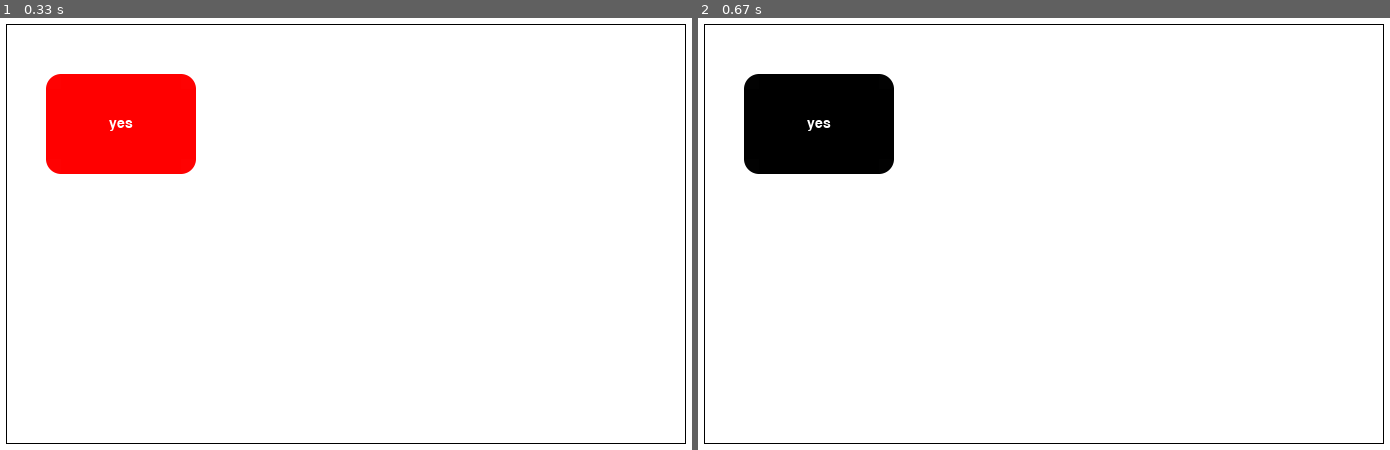
Above: before the commit, frames 1-2 (left to right).
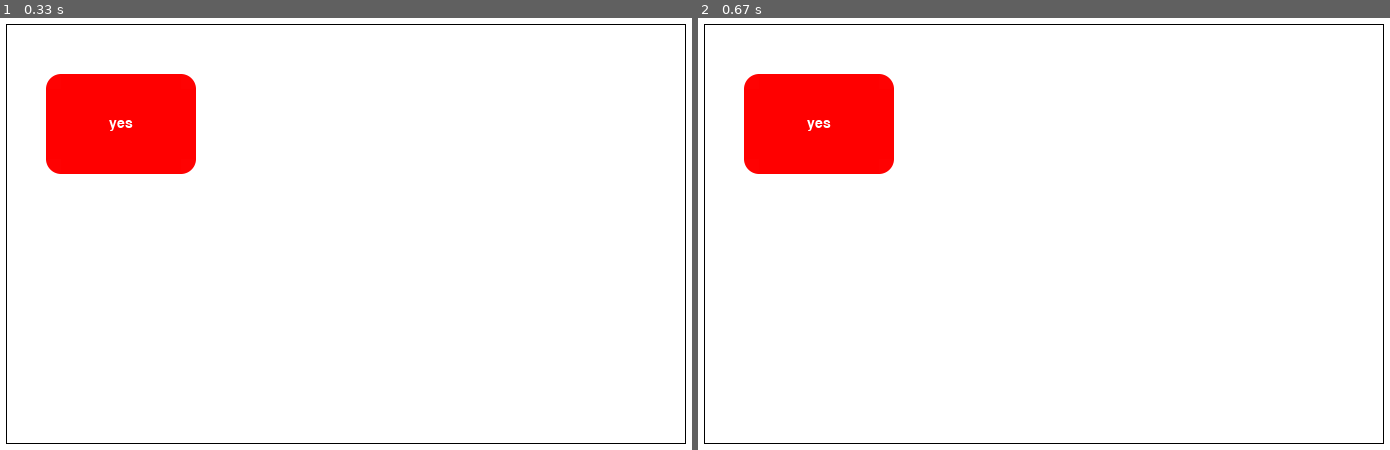
Above: after the commit, the same moments.

Repository: nakamarusun/CompMathIVPSem2
Game: pygame game, started from src/Main.py
The game is run twice, just before and just after one commit, with the same random seed, the same clock (stepped at 60 frames per second) and the same inputs.
Inputs (mouse positions are in pixels of both pictures, inside the frame that each line leads up to):
- Up to frame 1 (0.33 s): no input
- Up to frame 2 (0.67 s): click (815, 126) at 0.38 s

Frame 1 is identical in both runs. In frame 2, 4.9% of the frame differs, in the area x 6-29%, y 12-37%.

Commit message:
Tweaked button to be efficient and only check bounds when needed

Diff:
--- a/src/Pygame/Button.py
+++ b/src/Pygame/Button.py
@@ -87,28 +87,30 @@
 
         self._updated = False
 
-        # Checks if mouse hovers over the button
-        mousePos = GVar.mousePos
-        if ((mousePos[0] > self.coords[0] and mousePos[0] < (self.coords[0] + self.size[0])) and (mousePos[1] > self.coords[1] and mousePos[1] < (self.coords[1] + self.size[1]))):
-            if (not self.hovered):
-                self._updated = True
-            self.hovered = True
+        if (self.hoverAnim or GVar.mouseStateSingle[0] == 1):
+            # Checks if mouse hovers over the button
+            mousePos = GVar.mousePos
+            if ((mousePos[0] > self.coords[0] and mousePos[0] < (self.coords[0] + self.size[0])) and (mousePos[1] > self.coords[1] and mousePos[1] < (self.coords[1] + self.size[1]))):
+                if (not self.hovered):
+                    self._updated = True
+                self.hovered = True
 
-            if (GVar.mouseStateSingle[0] == 1):
-                # Do action when clicked
-                self.funcToRun()
-        else:
-            if (self.hovered):
-                self._updated = True
-            self.hovered = False
+                if (GVar.mouseStateSingle[0] == 1):
+                    # Do action when clicked
+                    self.funcToRun()
+            else:
+                if (self.hovered):
+                    self._updated = True
+                self.hovered = False
 
         # Do on hover actions
-        if (self._updated and self.hovered):
-            self.color = self.hoverColor
-            self.redrawButton()
+        if (self.hoverAnim):
+            if (self._updated and self.hovered):
+                self.color = self.hoverColor
+                self.redrawButton()
 
-        elif (self._updated and (not self.hovered)):
-            self.color = self.initColor
-            self.redrawButton()
+            elif (self._updated and (not self.hovered)):
+                self.color = self.initColor
+                self.redrawButton()
 
         self.surfaceToDraw.blit(self.surface, self.coords) # Draw to screen
